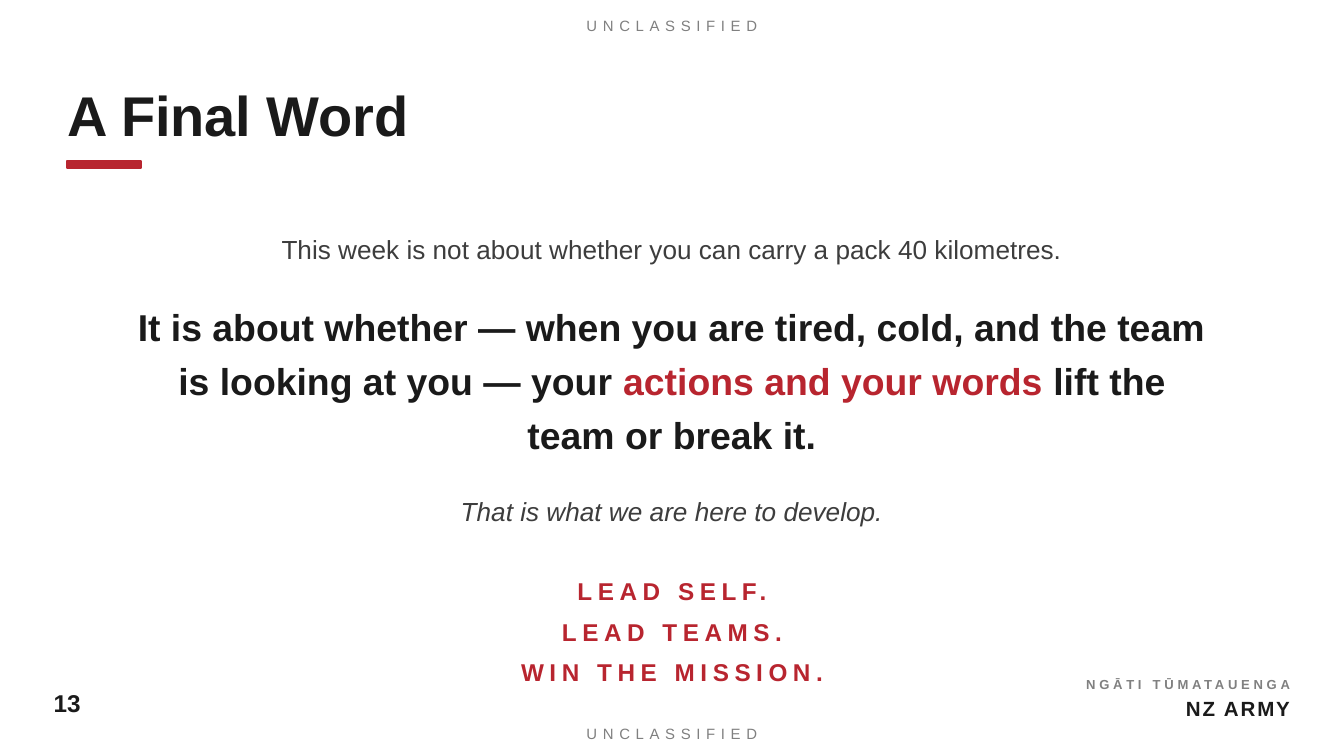
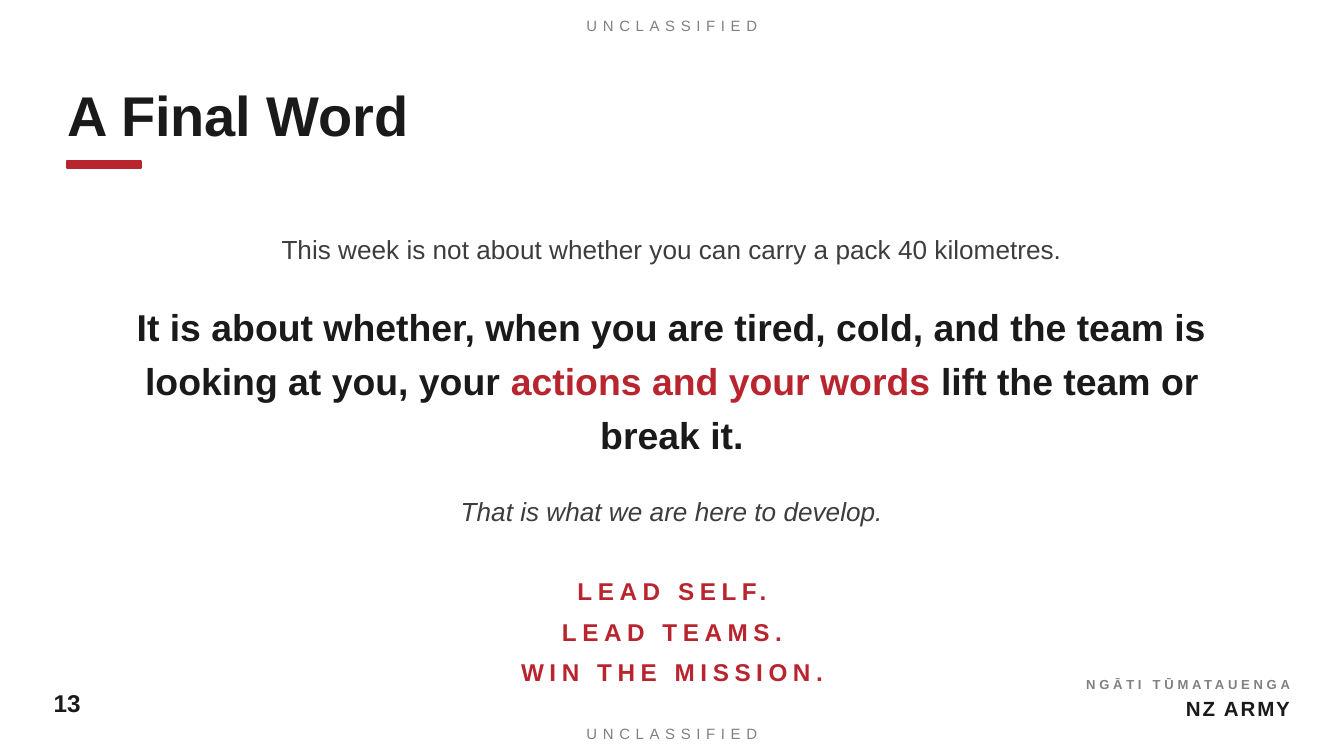
Before and after one commit to TacEdge/PUP, a slide deck: slide 13 of output/ci-opening-address-lead-teams.pptx. Drawn at 1344x756 pixels with LibreOffice and Linux fonts; fonts in the diff are those of the drawing. Boxes give left, top, right and bottom in pixels: in the first picture for what was removed or moved away, otherwise in the second. Text is boxed around its words. In the diff, an @@ line names an element or a change of style, - is before the commit and + after.

```diff
--- a/output/ci-opening-address-lead-teams.pptx
+++ b/output/ci-opening-address-lead-teams.pptx
@@ text at (137,314,1205,450): text changed @@
-It is about whether — when you are tired, cold, and the team is looking at you — your actions and your words lift the team or break it.
+It is about whether, when you are tired, cold, and the team is looking at you, your actions and your words lift the team or break it.
```
Also in this commit, not shown: 7 other slides changed, 1 other file.
